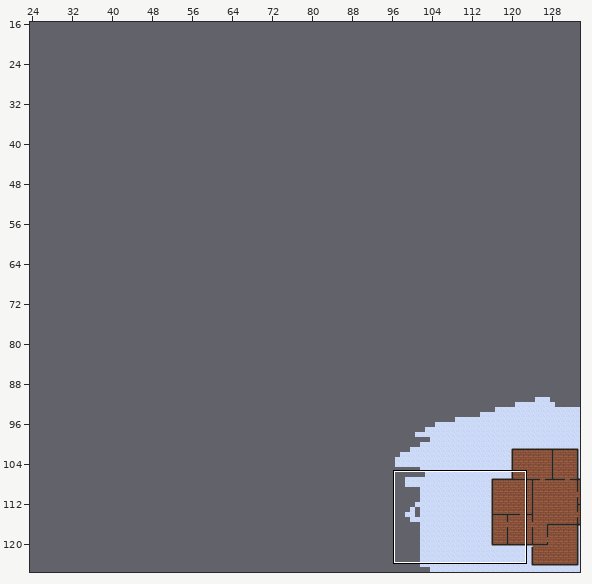
Tiled map: ProjectSnowflake/ProjectSnowflake/content/maps/room-1.tmx. Above: a wide view before the commit, with the close-up outlined.
Close-up. Old version:
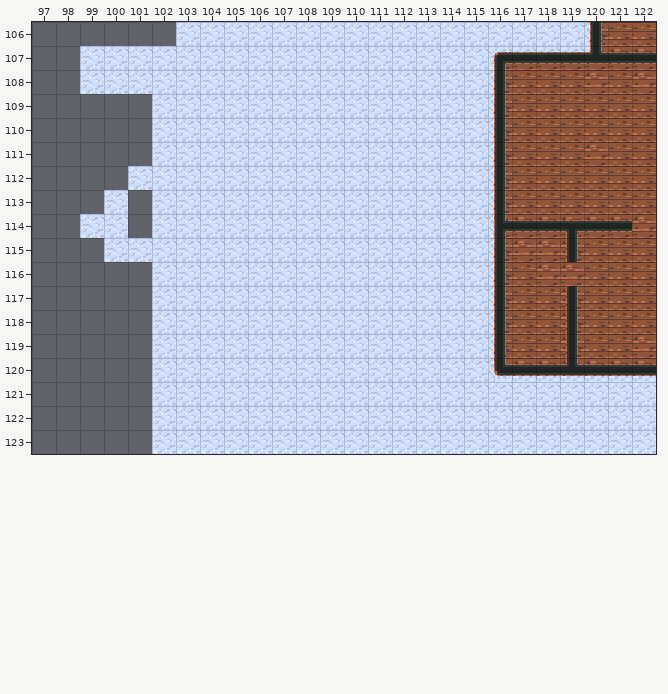
Cells are 16x16 px. Shown: x 97..122, y 106..123. The commit also changed other parts of the map, which this record leaves out.
After:
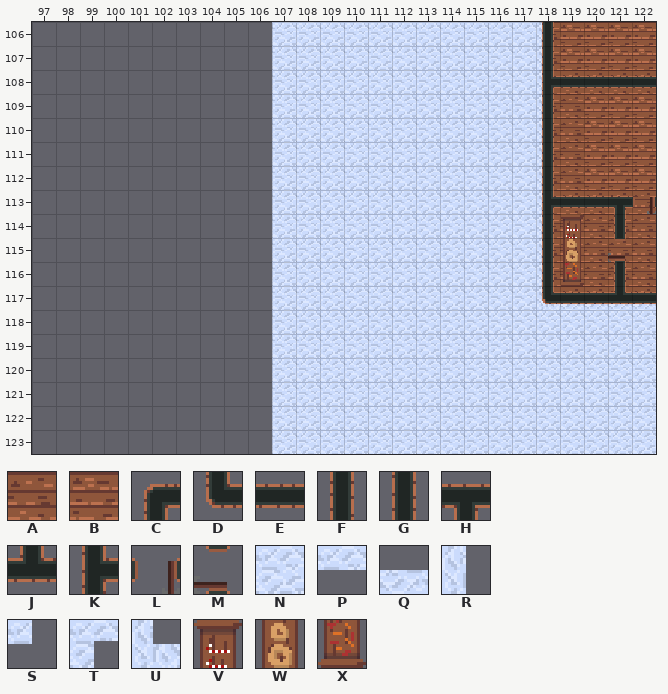
Key: from "spritesheet": A 1, B 2, C 32, D 32 turned 270, E 33, F 33 turned 270, G 33 turned 90, H 35, J 35 turned 180, K 35 turned 270, L 65 turned 180, M 65 turned 270, N 96, P 97, Q 97 turned 180, R 97 turned 270, S 98, T 99, U 99 turned 270, V 128, W 160, X 192.
_ is an empty cell.
Edits made:
Layer "base":
Tile A replaces tile B in row 107 at x 118; in row 108 at x 120 and 122; in row 114 at x 118 to 122; in rows 115 to 116 at x 118 to 119; in row 117 at x 119.
Tile A replaces tile N in row 106 at x 118.
Tile B replaces tile A in row 106 at x 121 to 122; in rows 109 to 110 at x 120 to 122; in row 111 at x 121 to 122; in row 112 at x 120 to 122.
Tile B replaces tile N in row 106 at x 119.
Tile N replaces tile A in rows 108 to 113 at x 117; in rows 116 to 117 at x 117; in row 118 at x 117 to 118 and 120 to 122; in row 119 at x 116 to 118 and 120 to 121; in row 120 at x 116.
Tile N replaces tile B in row 107 at x 116 to 117; in rows 108 to 113 at x 116; in rows 114 to 115 at x 116 to 117; in rows 116 to 117 at x 116; in row 118 at x 116 and 119; in row 119 at x 119 and 122.
Tile N replaces tile B in row 120 at x 117 to 122.
Tile N is gone in row 106 at x 103 to 106; in rows 107 to 108 at x 99 to 106; in rows 109 to 111 at x 102 to 106; in row 112 at x 101 to 106; in row 113 at x 100 and 102 to 106; in row 114 at x 99 to 100 and 102 to 106.
Tile N is gone in row 115 at x 100 to 106; in rows 116 to 123 at x 102 to 106.
Layer "transitions":
Tile Q is added in row 117 at x 119 to 122.
Tile R replaces tile P in row 107 at x 118.
Tile R is added in row 106 at x 118; in rows 108 to 116 at x 118.
Tile U is added in row 117 at x 118.
Tile P is gone in row 107 at x 117 and 119.
Tile Q is gone in row 120 at x 117 to 122.
Tile R is gone in row 106 at x 120; in rows 108 to 119 at x 116.
Tile S is gone in row 107 at x 120.
Tile T is gone in row 107 at x 116.
Tile U is gone in row 120 at x 116.
Layer "walls":
Tile D is added in row 117 at x 118.
Tile E replaces tile F in row 117 at x 119.
Tile E is added in row 108 at x 119 to 122; in row 113 at x 119 to 120; in row 117 at x 120 and 122.
Tile G replaces tile E in row 107 at x 118; in row 114 at x 118 and 121.
Tile G is added in row 106 at x 118; in rows 109 to 112 at x 118; in row 115 at x 118; in row 116 at x 118 and 121.
Tile H is added in row 113 at x 121.
Tile J is added in row 117 at x 121.
Tile K is added in row 108 at x 118; in row 113 at x 118.
Tile L is added in row 113 at x 122.
Tile M is added in row 115 at x 121.
Tile V replaces tile H in row 114 at x 119.
Tile W replaces tile F in row 115 at x 119.
Tile X is added in row 116 at x 119.
Tile C is gone in row 107 at x 116.
Tile D is gone in row 120 at x 116.
Tile E is gone in row 107 at x 117, 119 and 121 to 122; in row 114 at x 117 and 120; in row 120 at x 117 to 118 and 120 to 122.
Tile F is gone in rows 108 to 113 at x 116; in rows 115 to 117 at x 116; in rows 118 to 119 at x 116 and 119.
Tile G is gone in row 106 at x 120.
Tile J is gone in row 107 at x 120; in row 120 at x 119.
Tile K is gone in row 114 at x 116.
Changed places in both close-ups, as pixel boxes (x1, y1, x2, y2):
removed: (80, 22, 272, 454)
changed: (488, 22, 656, 382)
